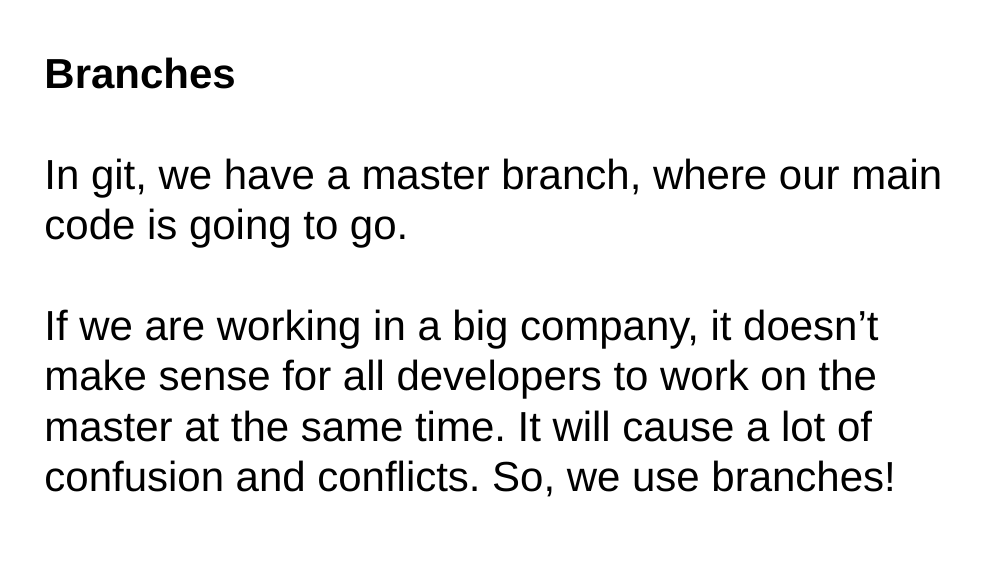
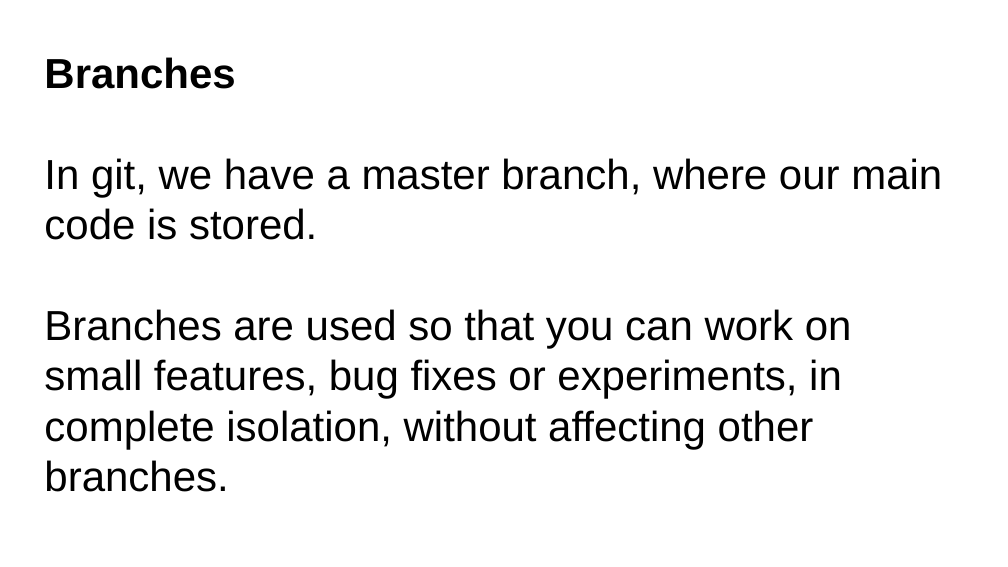
Before and after one commit to codemary/stormstudents, a slide deck: slide 3 of course_material/git.pptx. Drawn at 1008x567 pixels with LibreOffice and Linux fonts; fonts in the diff are those of the drawing. Boxes give left, top, right and bottom in pixels: in the first picture for what was removed or moved away, otherwise in the second. Text is boxed around its words. In the diff, an @@ line names an element or a change of style, - is before the commit and + after.

Commit message:
updated git powerpoint

```diff
--- a/course_material/git.pptx
+++ b/course_material/git.pptx
@@ title at <box>44,158,942,492</box>: text changed @@
-In git, we have a master branch, where our main code is going to go.
-If we are working in a big company, it doesn’t make sense for all developers to work on the master at the same time. It will cause a lot of confusion and conflicts. So, we use branches!
+In git, we have a master branch, where our main code is stored.
+Branches are used so that you can work on small features, bug fixes or experiments, in complete isolation, without affecting other branches.
```
Also in this commit, not shown: 5 other slides changed, 6 slides added, 5 slides removed.
